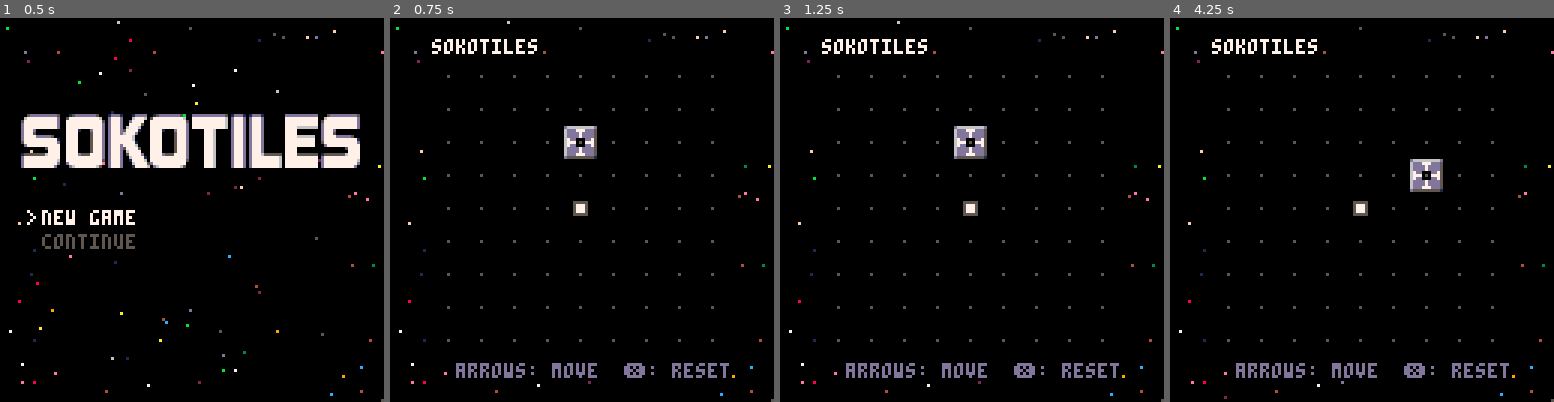
Above: before the commit, frames 1-4 (left to right).
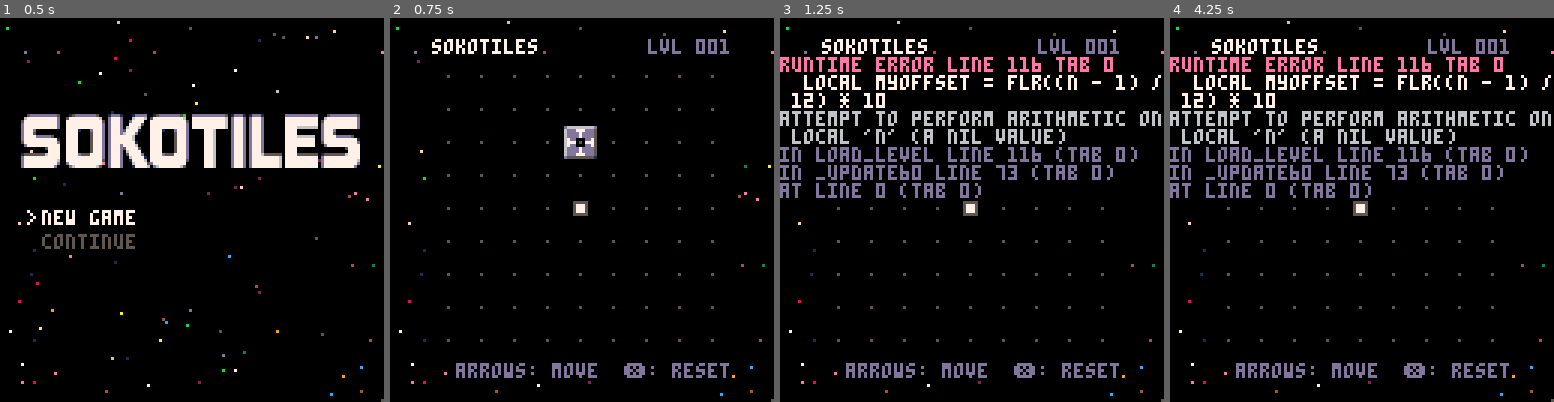
Above: after the commit, the same moments.

Repository: schoblaska/pico-8
Game: PICO-8 cartridge src/sokotiles.p8
Two runs of this game, one before a commit and one after it. Both use one fixed random seed, a clock stepped at 60 frames per second and the inputs below.
Inputs:
- Up to frame 1 (0.5 s): tap X (X key) at 0.33 s
- Up to frame 2 (0.75 s): tap O (Z key) at 0.7 s
- Up to frame 3 (1.25 s): tap X (X key) at 1.07 s
- Up to frame 4 (4.25 s): hold Right 1.6-2.1 s; tap O (Z key) every 0.4 s from 1.7 to 4.1 s; tap X (X key) at 1.85, 2.97, 4.08 s; hold Up 2.15-2.42 s; hold Right 2.47-3.03 s; hold Left 3.08-3.58 s; hold Down 3.63-3.97 s; hold Right from 4.02 s (still down)

Frame 1 is identical in both runs. In frame 2, 0.4% of the frame differs, in the area x 67-89%, y 4-10%; in frame 3, 9.8%; in frame 4, 10%, in the area x 0-100%, y 0-100%.
Error after the commit: runtime error line 116 tab 0; local myoffset = flr((n - 1) / 12) * 10; attempt to perform arithmetic on local 'n' (a nil value)

Commit message:
ability to advance to next level

Diff:
--- a/src/sokotiles.p8
+++ b/src/sokotiles.p8
@@ -9,9 +9,11 @@
   config = {
     tilew = 11,
     boardxy = 14, -- top-left corner of board
-    grids = 9
+    grids = 9,
+    levels = 4
   }
 
+  current_level = 1
   stars = {}
 
   sprites = {
@@ -44,7 +46,6 @@
   }
 
   reset_cache()
-  load_level()
   set_scene("title")
 end
 
@@ -73,6 +74,10 @@
         move_if_able(player.x, player.y, 0, 1, false, false)
       elseif btnp(5) and not is_won() then
         load_level()
+      elseif is_won() and more_levels() and btnp(4) then
+        current_level += 1
+        load_level(current_level)
+        reset_cache()
       end
     end
   end
@@ -107,14 +112,17 @@
   return cache_keys[key]
 end
 
-function load_level()
+function load_level(n)
   board = {}
   tiles = {}
+
+  local myoffset = flr((n - 1) / 12) * 10
+  local mxoffset = (n - 1) % 12 * 10
 
   for x = 1, config.grids do
     board[x] = {}
     for y = 1, config.grids do
-      map_sprite = mget(x - 1, y - 1)
+      map_sprite = mget(x - 1 + mxoffset, y - 1 + myoffset)
       if board_map_sprites[map_sprite] then
         board[x][y] = board_map_sprites[map_sprite]
       else
@@ -139,6 +147,9 @@
 function set_scene(new_scene)
   if new_scene == "title" then
     title_menu_selection = 0
+  else
+    load_level(current_level)
+    reset_cache()
   end
 
   scene = new_scene
@@ -175,6 +186,10 @@
   else
     return tile.value
   end
+end
+
+function more_levels()
+  return current_level < config.levels
 end
 
 function move_if_able(x, y, dx, dy, pusher_push, block_push)
@@ -321,6 +336,16 @@
   end
 end
 
+function zeropad(n, width)
+  local s = tostring(n)
+
+  while #s < width do
+    s = "0" .. s
+  end
+
+  return s
+end
+
 function adjacent_tile_val(tile, dx, dy)
   local adj_tile = tile_at(tile.x + dx, tile.y + dy)
 
@@ -435,6 +460,24 @@
 function draw_game()
   if is_won() then
     draw_stars(300, 5)
+
+    if more_levels() then
+      draw_text(
+        "🅾️: next level",
+        config.boardxy + config.grids * config.tilew - 54,
+        config.boardxy + config.grids * config.tilew + 2,
+        13,
+        0
+      )
+    else
+      draw_text(
+        "you win!",
+        config.boardxy + config.grids * config.tilew - 31,
+        config.boardxy + config.grids * config.tilew + 2,
+        7,
+        0
+      )
+    end
   else
     draw_stars(100, 1)
     rectfill(
@@ -454,6 +497,13 @@
   end
 
   draw_text("sokotiles", config.boardxy, config.boardxy - 7, 7, 0)
+  draw_text(
+    "lvl " .. zeropad(current_level, 3),
+    config.boardxy + config.tilew * config.grids - 27,
+    config.boardxy - 7,
+    13,
+    0
+  )
   draw_board()
   draw_tiles()
 end
